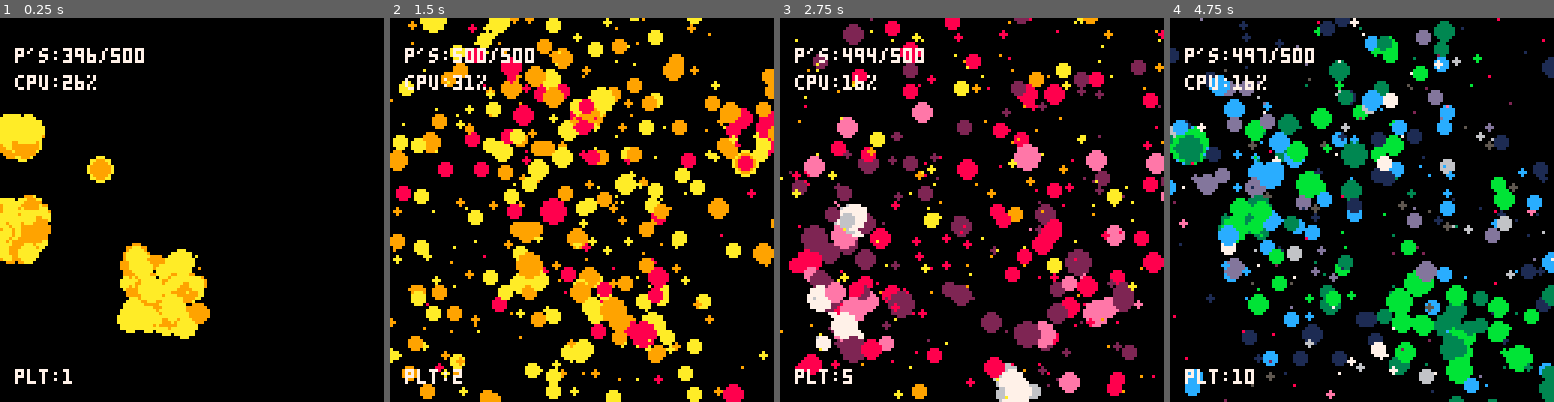
Above: before the commit, frames 1-4 (left to right).
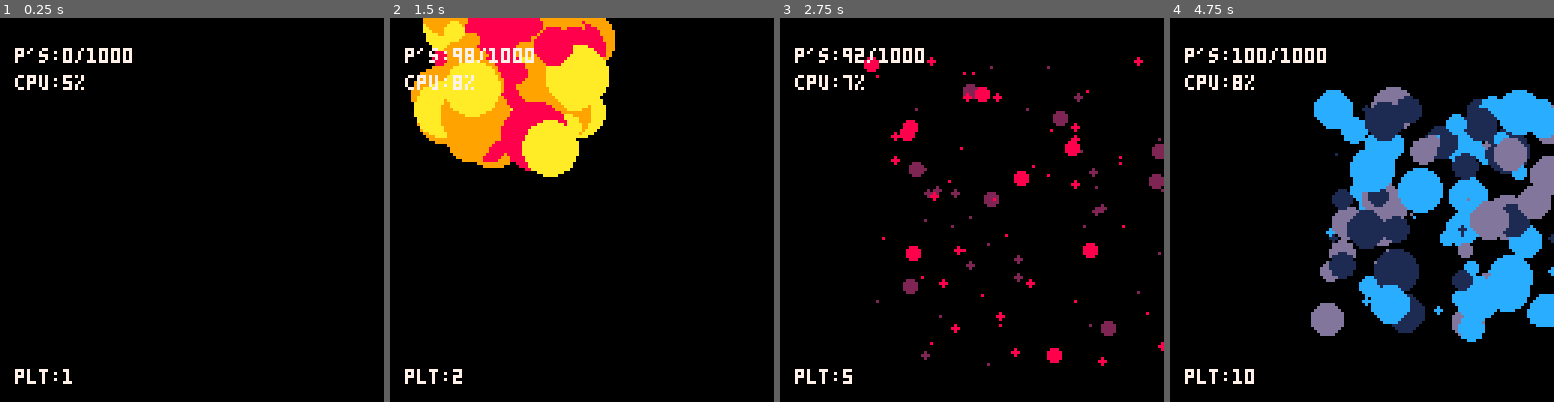
Above: after the commit, the same moments.

Repository: WIIASD/pico-8_particle-simulation
Game: PICO-8 cartridge particle.p8
The game is run twice, just before and just after one commit, with the same random seed, the same clock (stepped at 60 frames per second) and the same inputs.
Inputs:
- Up to frame 1 (0.25 s): no input
- Up to frame 2 (1.5 s): tap X (X key) at 0.33, 1.07 s; tap O (Z key) at 0.7 s
- Up to frame 3 (2.75 s): tap O (Z key) at 1.7, 2.1, 2.5 s; tap X (X key) at 1.85 s
- Up to frame 4 (4.75 s): tap O (Z key) every 0.4 s from 2.9 to 4.5 s; tap X (X key) at 2.97, 4.08 s

The runs differ from the first frame. In frame 1, 8.5% of the frame differs, in the area x 0-55%, y 7-84%; in frame 2, 34%; in frame 3, 25%; in frame 4, 43%, in the area x 0-100%, y 0-100%.

Commit message:
Added html build, updated default setting

Diff:
--- a/particle.p8
+++ b/particle.p8
@@ -7,16 +7,16 @@
 poke(0x5f5d,255)
 
 p_rnd=true --random position
-p_auto=true --auto explosion
-p_auto_freq=30 --frequency of auto explosion, up to 30/s
+p_auto=false --auto explosion
+p_auto_freq=10 --frequency of auto explosion, up to 30/s
 p_x=64
 p_y=64
 p_num=100 --# of p each explosion
-p_max_num=500 --# of p allow in the pool before resuing
-p_r=5	--radius
+p_max_num=1000 --# of p allow in the pool before resuing
+p_r=20	--radius
 p_vx=2
 p_vy=2
-p_life=3	--life time
+p_life=1	--life time
 p_style=0  -- 0=>fill 1=>wire
 plt_num=1	--palete using (1-#plt)
 
Not shown, changed: particle.p8.png
Not shown, added: partilce_html.zip
